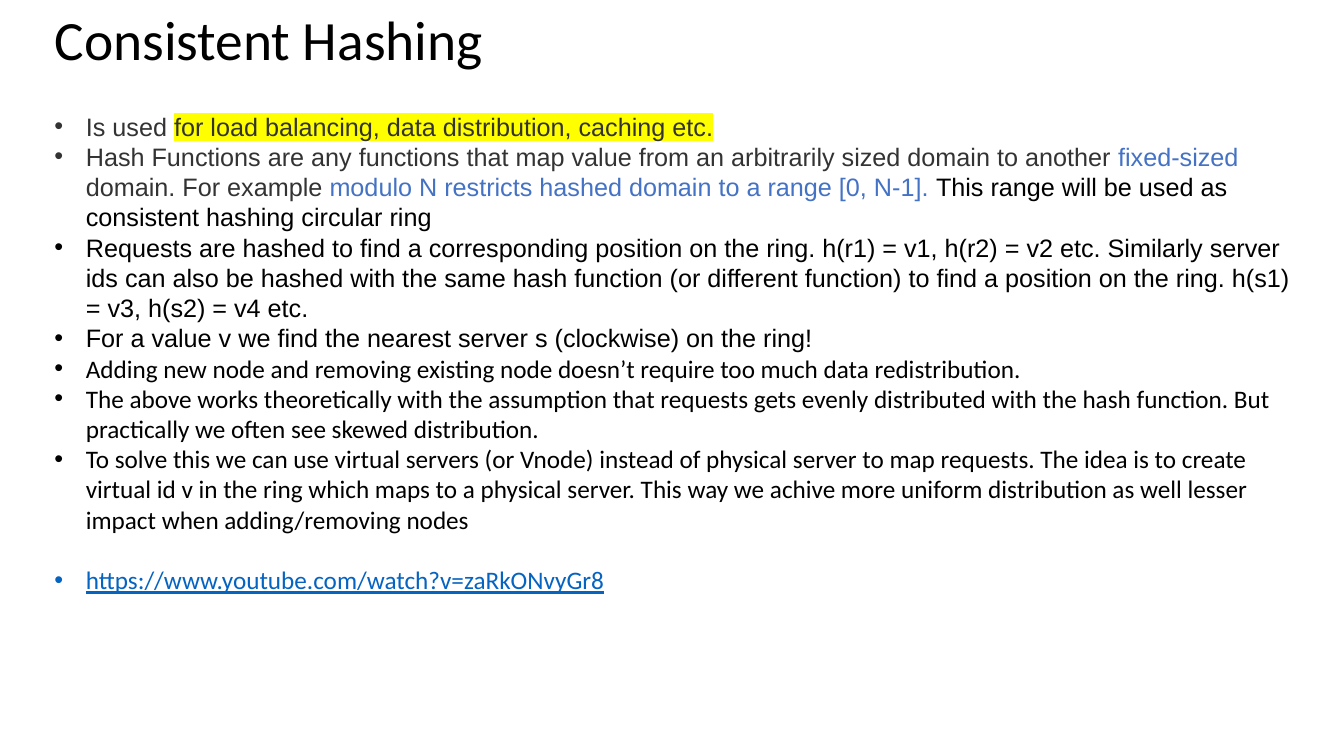
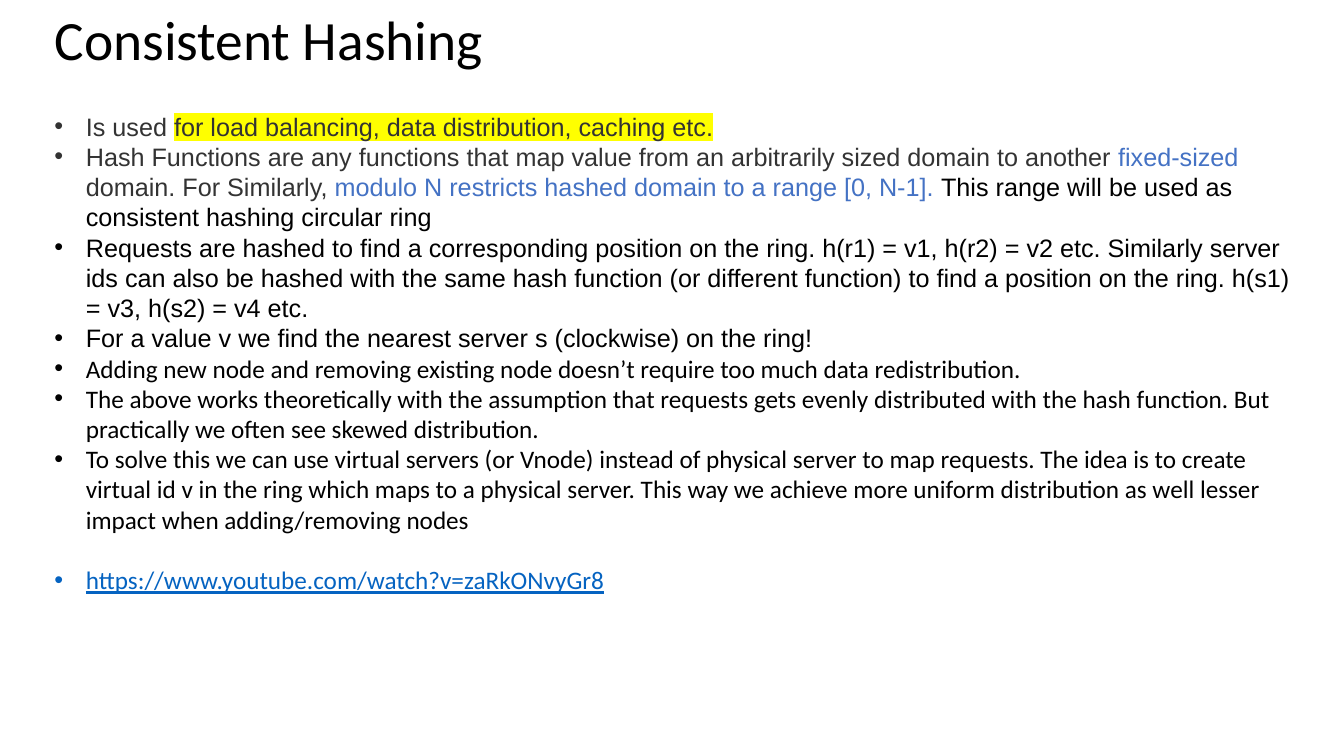
Before and after one commit to as6485/technology, a slide deck: slide 13 of System Design.pptx (slide 12 before the commit). Drawn at 1344x756 pixels with LibreOffice and Linux fonts; fonts in the diff are those of the drawing. Boxes give left, top, right and bottom in pixels: in the first picture for what was removed or moved away, otherwise in the second. Text is boxed around its words. In the diff, an @@ line names an element or a change of style, - is before the commit and + after.

```diff
--- a/System Design.pptx
+++ b/System Design.pptx
@@ text at bbox=[86, 147, 1238, 232]: text changed @@
-• Hash Functions are any functions that map value from an arbitrarily sized domain to another fixed-sized domain. For example modulo N restricts hashed domain to a range [0, N-1]. This range will be used as consistent hashing circular ring
+• Hash Functions are any functions that map value from an arbitrarily sized domain to another fixed-sized domain. For Similarly, modulo N restricts hashed domain to a range [0, N-1]. This range will be used as consistent hashing circular ring
@@ text at bbox=[86, 449, 1259, 534]: text changed @@
-• To solve this we can use virtual servers (or Vnode) instead of physical server to map requests. The idea is to create virtual id v in the ring which maps to a physical server. This way we achive more uniform distribution as well lesser impact when adding/removing nodes
+• To solve this we can use virtual servers (or Vnode) instead of physical server to map requests. The idea is to create virtual id v in the ring which maps to a physical server. This way we achieve more uniform distribution as well lesser impact when adding/removing nodes
```
Also in this commit, not shown: 15 slides added, 1 other file.
